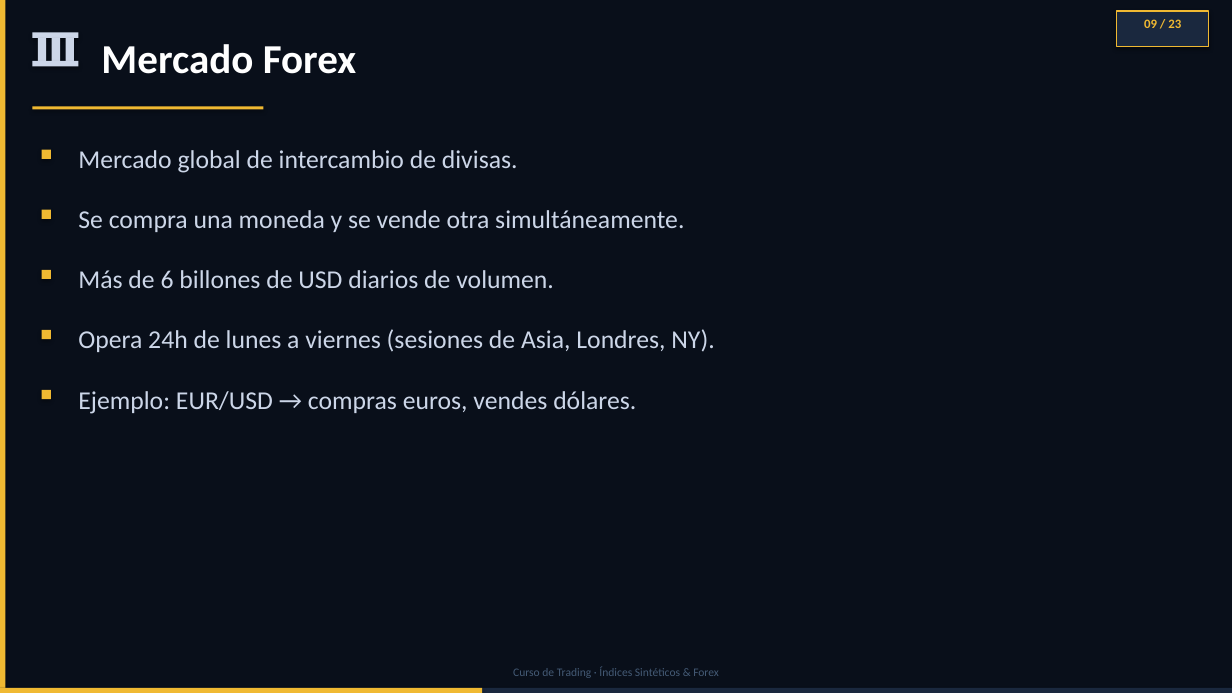
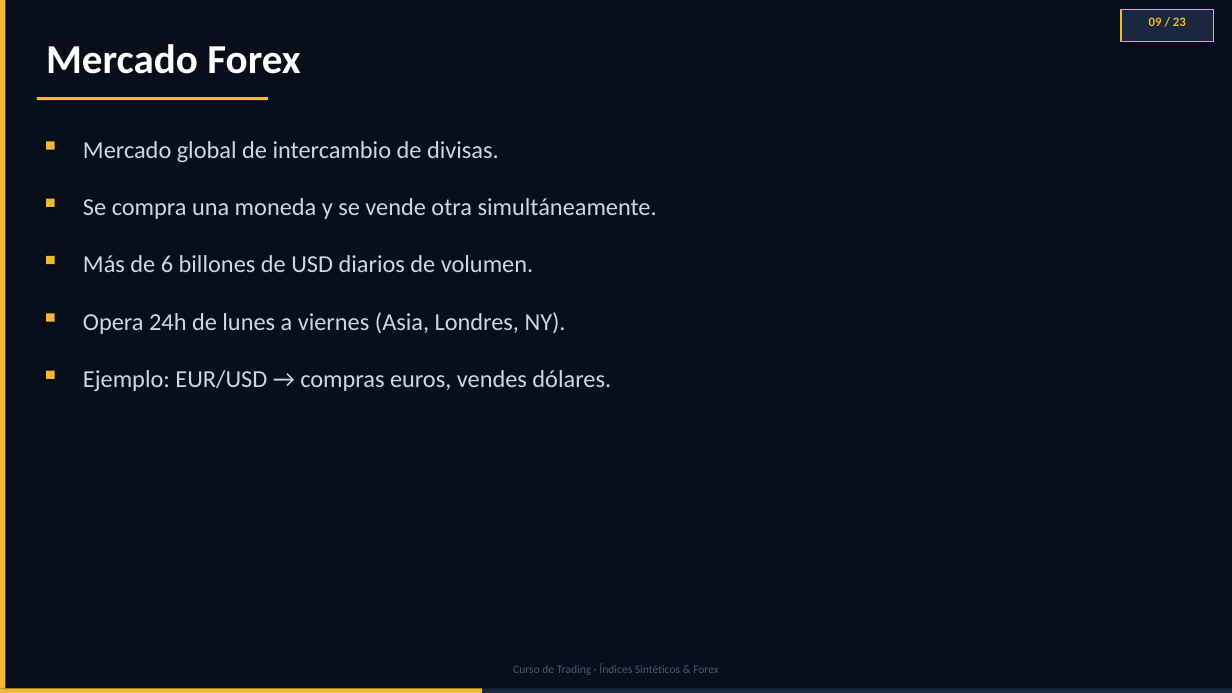
Before and after one commit to daac-gif/curso-trading, a slide deck: slide 9 of diapositivas/Clase_01_PREMIUM_FINAL.pptx. Drawn at 1232x693 pixels with LibreOffice and Linux fonts; fonts in the diff are those of the drawing. Boxes give left, top, right and bottom in pixels: in the first picture for what was removed or moved away, otherwise in the second. Text is boxed around its words. In the diff, an @@ line names an element or a change of style, - is before the commit and + after.

```diff
--- a/diapositivas/Clase_01_PREMIUM_FINAL.pptx
+++ b/diapositivas/Clase_01_PREMIUM_FINAL.pptx
@@ text "Mercado Forex": place and size @@
-text "Mercado Forex" at box(101, 44, 357, 74)
+text "Mercado Forex" at box(46, 44, 301, 74)
@@ text "09 / 23": place and size @@
-text "09 / 23" at box(1144, 19, 1181, 28)
+text "09 / 23" at box(1149, 17, 1186, 26)
@@ rectangle: place and size @@
-rectangle at box(1116, 11, 1209, 46)
+rectangle at box(1121, 9, 1214, 42)
@@ rectangle removed at box(32, 32, 79, 38) @@
@@ rectangle removed at box(38, 38, 46, 61) @@
@@ rectangle removed at box(52, 38, 60, 61) @@
@@ rectangle removed at box(66, 38, 74, 61) @@
@@ rectangle removed at box(32, 61, 79, 67) @@
@@ text "Mercado global de intercambio de ...": place and size @@
-text "Mercado global de intercambio de ..." at box(78, 150, 518, 173)
+text "Mercado global de intercambio de ..." at box(83, 141, 499, 162)
@@ 3 rectangles: place and size @@
-3 rectangles at box(32, 106, 263, 219)
+3 rectangles at box(37, 97, 268, 207)
@@ text "Se compra una moneda y ...": place and size @@
-text "Se compra una moneda y ..." at box(78, 210, 684, 232)
+text "Se compra una moneda y ..." at box(83, 198, 657, 219)
@@ rectangle: place and size @@
-rectangle at box(42, 270, 51, 279)
+rectangle at box(46, 256, 55, 264)
@@ text "Más de 6 billones de ...": place and size @@
-text "Más de 6 billones de ..." at box(78, 270, 554, 288)
+text "Más de 6 billones de ..." at box(83, 255, 533, 272)
@@ rectangle: place and size @@
-rectangle at box(42, 330, 51, 339)
+rectangle at box(46, 313, 55, 322)
@@ text at box(83, 312, 566, 334): text changed; size 20 to 19 pt @@
-Opera 24h de lunes a viernes (sesiones de Asia, Londres, NY).
+Opera 24h de lunes a viernes (Asia, Londres, NY).
@@ size 20 to 19 pt in 4 elements at box(83, 141, 499, 162), box(83, 198, 657, 219), box(83, 255, 533, 272), box(83, 370, 611, 391) @@
@@ text "Ejemplo: EUR/USD → compras euros, ...": place and size @@
-text "Ejemplo: EUR/USD → compras euros, ..." at box(78, 391, 636, 414)
+text "Ejemplo: EUR/USD → compras euros, ..." at box(83, 370, 611, 391)
@@ rectangle: place and size @@
-rectangle at box(42, 390, 51, 399)
+rectangle at box(46, 371, 55, 379)
```
Also in this commit, not shown: 22 other slides changed.
